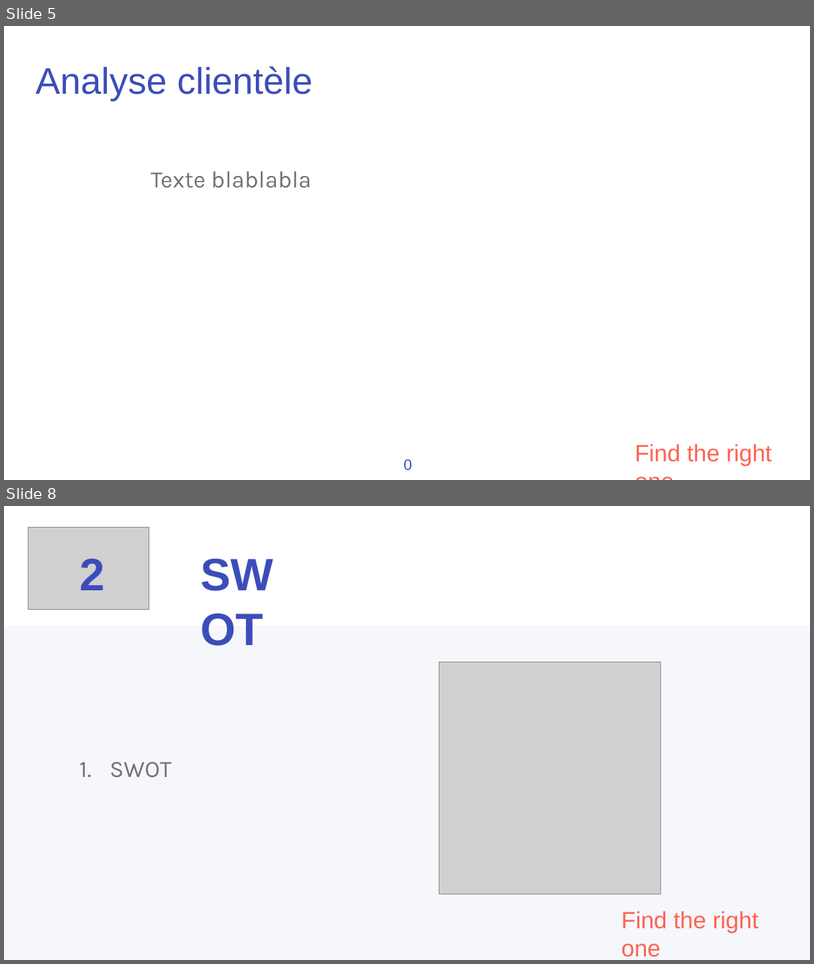
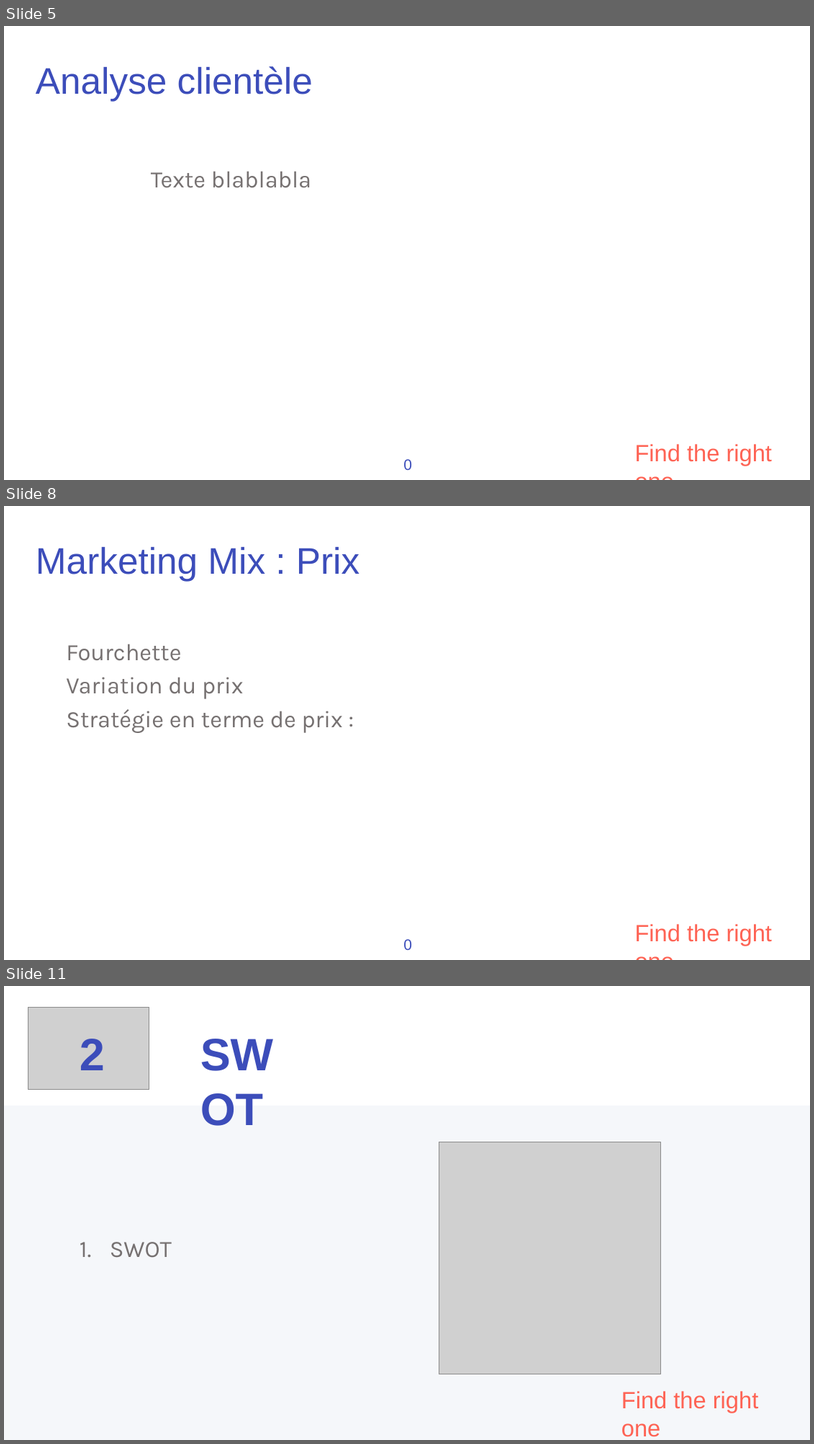
Before and after one commit to solown/ServeurWEB_PROJET, a slide deck: presentation/fr81.pptx. Shown one above the other, each under a label of ours: slides 5 and 8 before the commit, slides 5, 8 and 11 after it; the slides between them are not shown. The pictures are 814x964 and 814x1444 pixels, drawn with LibreOffice and Linux fonts; fonts in the diff are those of the drawing; grey boxes stand for pictures; background and template pictures are left out. Boxes give left, top, right and bottom in pixels: in the first picture for what was removed or moved away, otherwise in the second. Text is boxed around its words. In the diff, an @@ line names an element or a change of style, - is before the commit and + after.

Commit message:
add begin of marketing mix

```diff
--- a/presentation/fr81.pptx
+++ b/presentation/fr81.pptx
@@ slide 8 added at [4, 506, 810, 960], background #FFFFFF @@
@@ text added at [36, 547, 360, 581], 44 pt, text #3C4DBA @@
+Marketing Mix : Prix
@@ text added at [66, 644, 343, 733], 28 pt, text #767171 @@
+Fourchette
+Variation du prix
+Stratégie en terme de prix :
@@ text added at [635, 924, 772, 945], 28 pt, text #FE6354 @@
+Find the right one
@@ text added at [404, 939, 412, 950], 18 pt, text #3C4DBA @@
+0
@@ what was slide 8 is now slide 11 @@
```
Also in this commit, not shown: 6 slides changed, 2 other slides added.
